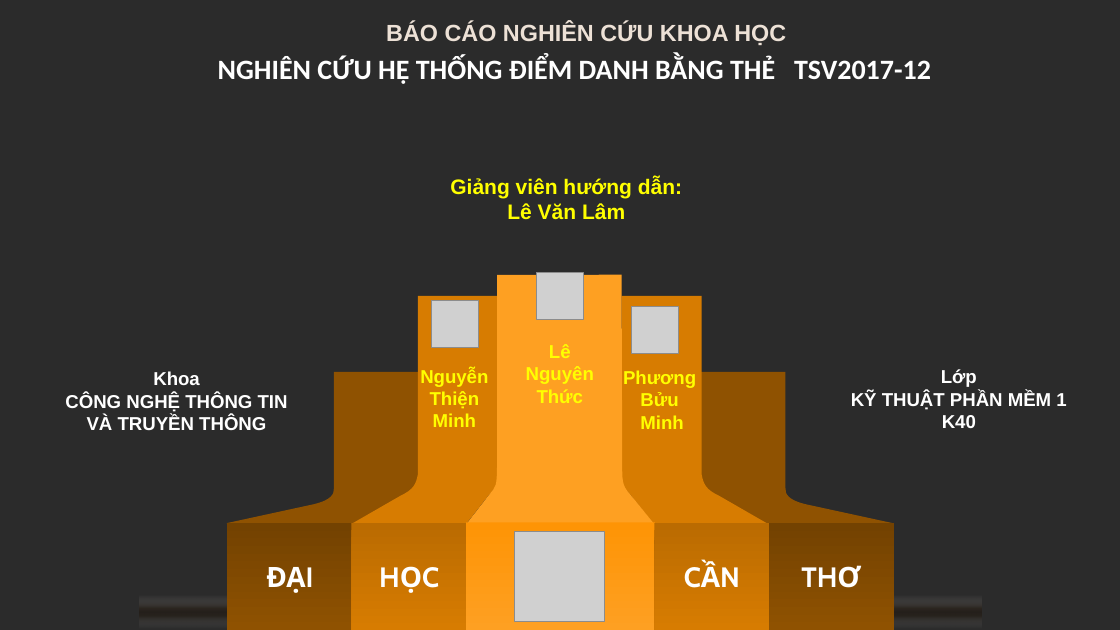
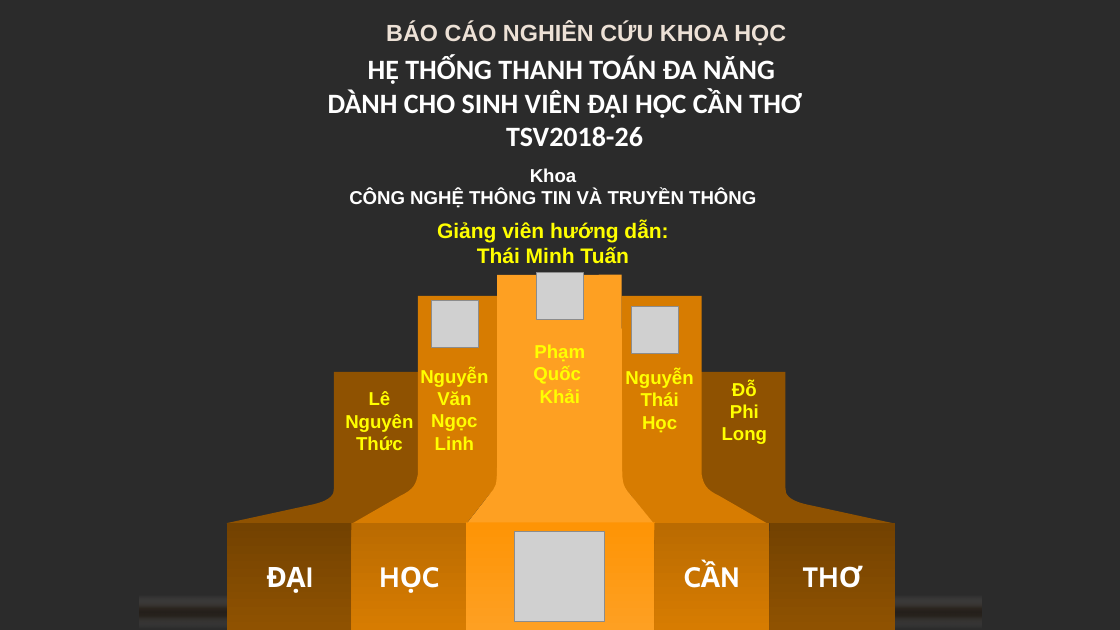
Before and after one commit to iblisbuu/TSV2018-26, a slide deck: slide 1 of documents/Thuyettrinh.pptx. Drawn at 1120x630 pixels with LibreOffice and Linux fonts; fonts in the diff are those of the drawing; grey boxes stand for pictures; background and template pictures are left out; a plain dark background stands for a picture behind light text. Boxes give left, top, right and bottom in pixels: in the first picture for what was removed or moved away, otherwise in the second. Text is boxed around its words. In the diff, an @@ line names an element or a change of style, - is before the commit and + after.

```diff
--- a/documents/Thuyettrinh.pptx
+++ b/documents/Thuyettrinh.pptx
@@ text at <box>328,56,802,146</box>: text changed @@
-NGHIÊN CỨU HỆ THỐNG ĐIỂM DANH BẰNG THẺ TSV2017-12
+HỆ THỐNG THANH TOÁN ĐA NĂNG
+DÀNH CHO SINH VIÊN ĐẠI HỌC CẦN THƠ
+TSV2018-26
@@ text "Khoa" rewrapped from <box>65,371,288,430</box> to <box>349,168,756,208</box> @@
@@ text "Giảng viên hướng dẫn:": place and size @@
-text "Giảng viên hướng dẫn:" at <box>450,178,682,219</box>
+text "Giảng viên hướng dẫn:" at <box>437,221,668,263</box>
@@ text at <box>477,247,629,263</box>: text changed @@
-Lê Văn Lâm
+Thái Minh Tuấn
@@ text at <box>533,344,585,403</box>: text changed @@
-Lê
-Nguyên Thức
+Phạm
+Quốc
+Khải
@@ text at <box>420,368,488,450</box>: text changed @@
-Nguyễn Thiện Minh
+Nguyễn Văn
+Ngọc
+Linh
@@ text at <box>625,370,693,433</box>: text changed @@
-Phương Bửu
-Minh
+Nguyễn
+Thái
+Học
@@ text added at <box>722,381,767,444</box>, 16 pt, text #FFFF00, bold @@
+Đỗ
+Phi
+Long
@@ text removed at <box>851,369,1066,428</box> @@
-Lớp
-KỸ THUẬT PHẦN MỀM 1
-K40
@@ text added at <box>345,391,413,450</box>, 16 pt, text #FFFF00, bold @@
+Lê
+Nguyên
+Thức
@@ text in freeform shape at <box>655,523,770,630</box>: text changed @@
-CẦN
+CẦN
```
Also in this commit, not shown: 28 other slides changed, 1 slide added, 11 slides removed.
